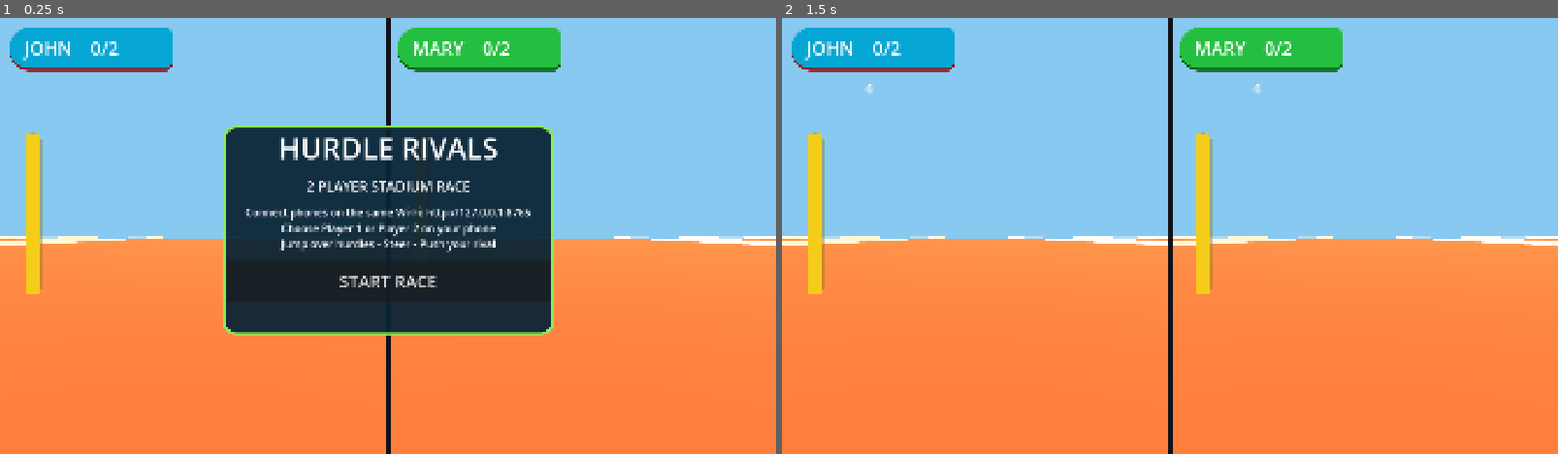
Above: before the commit, frames 1-2 (left to right).
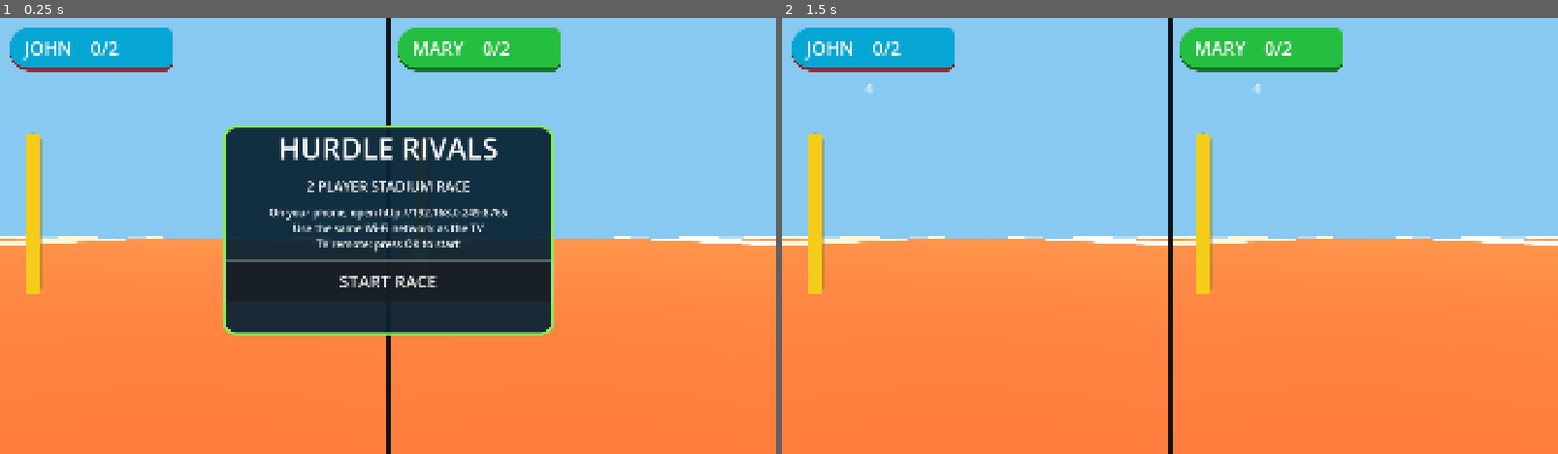
Above: after the commit, the same moments.

Repository: baloyi286-hub/HurdleRivals-Unity
Game: Godot game, scene res://scenes/main.tscn
Same seed, same stepped clock (60 frames per second), same inputs: the game is played once before the commit and once after it.
Inputs:
- Up to frame 1 (0.25 s): no input
- Up to frame 2 (1.5 s): click "START RACE" at 0.5 s; tap Enter (ui_accept) at 1.25 s; hold Space (ui_select) from 1.28 s (still down)

The runs differ from the first frame. In frame 1, 1.6% of the frame differs, in the area x 28-72%, y 43-66%; in frame 2, nothing differs.

Commit message:
Fix TV remote race start, LAN controller address and redesign mobile gamepad

Diff:
--- a/scripts/main.gd
+++ b/scripts/main.gd
@@ -32,13 +32,17 @@
 var websocket_peers: Dictionary = {}
 var http_peers: Dictionary = {}
 var port := 8765
-var local_ip := "127.0.0.1"
+var local_ip := "192.168.0.249"
+var start_button_ref: Button
+var instructions_label: Label
 
 func _ready() -> void:
     _build_world()
     _build_hud()
     _start_server()
+    _update_connection_label()
     race_started = false
+    start_button_ref.grab_focus.call_deferred()
 
 func _build_world() -> void:
     var viewport_width := 1920
@@ -264,10 +268,13 @@
     instructions.horizontal_alignment = HORIZONTAL_ALIGNMENT_CENTER
     instructions.add_theme_font_size_override("font_size", 26)
     layout.add_child(instructions)
+    instructions_label = instructions
     var start_button := Button.new()
     start_button.text = "START RACE"
     start_button.custom_minimum_size = Vector2(500, 100)
     start_button.add_theme_font_size_override("font_size", 42)
+    start_button.focus_mode = Control.FOCUS_ALL
+    start_button_ref = start_button
     start_button.pressed.connect(_begin_race)
     layout.add_child(start_button)
     finish_label = Label.new()
@@ -286,6 +293,15 @@
         stun_until[i] = 0
         race_hits[i] = 0
     finish_label.text = ""
+
+func _unhandled_input(event: InputEvent) -> void:
+    if not race_started and (event.is_action_pressed("ui_accept") or event.is_action_pressed("ui_select")):
+        _begin_race()
+        get_viewport().set_input_as_handled()
+
+func _update_connection_label() -> void:
+    if instructions_label != null:
+        instructions_label.text = "On your phone, open http://%s:%d\nUse the same Wi-Fi network as the TV\nTV remote: press OK to start" % [local_ip, port]
 
 func _process(delta: float) -> void:
     _poll_network()
@@ -340,7 +356,7 @@
 
 func _start_server() -> void:
     for address in IP.get_local_addresses():
-        if address.begins_with("192.168.") or address.begins_with("10."):
+        if address == "192.168.0.249":
             local_ip = address
             break
     var err := net_server.listen(port, "0.0.0.0")
@@ -370,7 +386,10 @@
         var path := first_line.split(" ")[1] if first_line.split(" ").size() > 1 else "/"
         var response := ""
         var content_type := "text/plain"
-        if path.begins_with("/input?"):
+        if path.begins_with("/start"):
+            _begin_race()
+            response = "STARTED"
+        elif path.begins_with("/input?"):
             var query := path.get_slice("?", 1)
             var params := {}
             for item in query.split("&"):
@@ -395,4 +414,31 @@
         http_peers.erase(id)
 
 func _controller_page() -> String:
-    return """<!doctype html><html><head><meta name="viewport" content="width=device-width,initial-scale=1,user-scalable=no"><style>body{background:#173b27;color:white;font-family:sans-serif;text-align:center}button{font-size:25px;padding:25px;margin:8px;border-radius:18px;background:#a4e66d;border:0}select{font-size:22px}</style></head><body><h1>Hurdle Rivals</h1><p>Select player</p><select id="p"><option value="1">Player 1</option><option value="2">Player 2</option></select><div><button onpointerdown="send('steer=-1')" onpointerup="send('steer=0')">◀</button><button onpointerdown="send('steer=1')" onpointerup="send('steer=0')">▶</button></div><div><button onclick="send('jump=1')">JUMP</button><button onclick="send('push=1')">PUSH</button></div><script>function send(v){fetch('/input?p='+document.getElementById('p').value+'&'+v).catch(()=>{})}</script></body></html>"""
+    return """<!doctype html>
+<html lang="en"><head><meta charset="utf-8"><meta name="viewport" content="width=device-width,initial-scale=1,maximum-scale=1,user-scalable=no">
+<title>Hurdle Rivals Controller</title>
+<style>
+*{box-sizing:border-box}body{margin:0;min-height:100dvh;background:radial-gradient(circle at 50% 0%,#246a79,#0c182c 62%);color:#fff;font-family:system-ui,sans-serif;touch-action:manipulation}
+main{max-width:600px;margin:auto;padding:20px}h1{text-align:center;font-size:30px;letter-spacing:2px;margin:8px 0}small{color:#c8e7ef}
+.status{text-align:center;margin:12px auto 20px;font-weight:700;color:#c0ff76}.panel{border:2px solid #4bcb9b;background:#102c3e;border-radius:22px;padding:18px;margin:16px 0;box-shadow:0 8px 28px #0005}
+label{display:block;font-size:15px;margin-bottom:10px;color:#d8f7fc}select{width:100%;padding:15px;border-radius:12px;font-size:20px;background:#fff;color:#10202c}
+.controls{display:grid;grid-template-columns:1fr 1fr;gap:14px}.button{border:0;border-radius:22px;color:#fff;font-weight:900;font-size:23px;min-height:110px;box-shadow:inset 0 -7px #0004;touch-action:none;user-select:none;-webkit-user-select:none}
+.button:active,.button.active{transform:translateY(3px);filter:brightness(1.25)}.steer{background:#1977b9}.jump{background:#34a947}.push{background:#ec7434}
+.start{width:100%;min-height:65px;background:#d3f04d;color:#152d29;font-size:22px}p{text-align:center;color:#c6e1e8;font-size:14px}
+</style></head><body><main><h1>🏃 HURDLE RIVALS</h1><div class="status" id="status">● Connected to TV</div>
+<section class="panel"><label for="player">CHOOSE YOUR RUNNER</label><select id="player"><option value="1">🔵 JOHN — PLAYER 1</option><option value="2">🟢 MARY — PLAYER 2</option></select></section>
+<button class="button start" id="start">▶ START / RESTART RACE</button>
+<section class="panel"><label>STEER YOUR RUNNER</label><div class="controls"><button class="button steer" data-steer="-1">◀ LEFT</button><button class="button steer" data-steer="1">RIGHT ▶</button></div></section>
+<section class="panel"><label>RACE ACTIONS</label><div class="controls"><button class="button jump" id="jump">⬆ JUMP</button><button class="button push" id="push">💥 PUSH</button></div></section>
+<p>Keep this page open while racing. Both phones must use the TV's Wi-Fi network.</p></main>
+<script>
+const player=document.getElementById('player'),status=document.getElementById('status');
+function send(value){fetch('/input?p='+player.value+'&'+value,{cache:'no-store'}).then(r=>{if(!r.ok)throw Error('Offline');status.textContent='● Connected to TV';}).catch(()=>{status.textContent='● Connection lost — retrying';});}
+document.querySelectorAll('[data-steer]').forEach(b=>{let dir=b.dataset.steer;
+b.addEventListener('pointerdown',e=>{e.preventDefault();b.setPointerCapture(e.pointerId);b.classList.add('active');send('steer='+dir);});
+function stop(){b.classList.remove('active');send('steer=0')}
+b.addEventListener('pointerup',stop);b.addEventListener('pointercancel',stop);b.addEventListener('lostpointercapture',stop);});
+document.getElementById('jump').onclick=()=>send('jump=1');
+document.getElementById('push').onclick=()=>send('push=1');
+document.getElementById('start').onclick=()=>fetch('/start',{cache:'no-store'}).then(()=>status.textContent='● Race started').catch(()=>status.textContent='● TV unavailable');
+</script></body></html>"""
